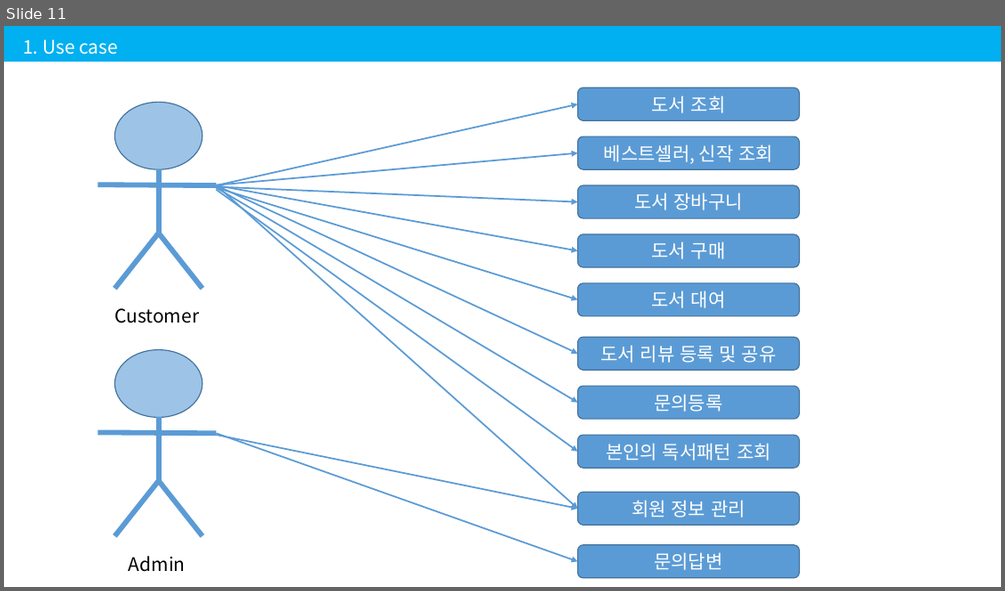
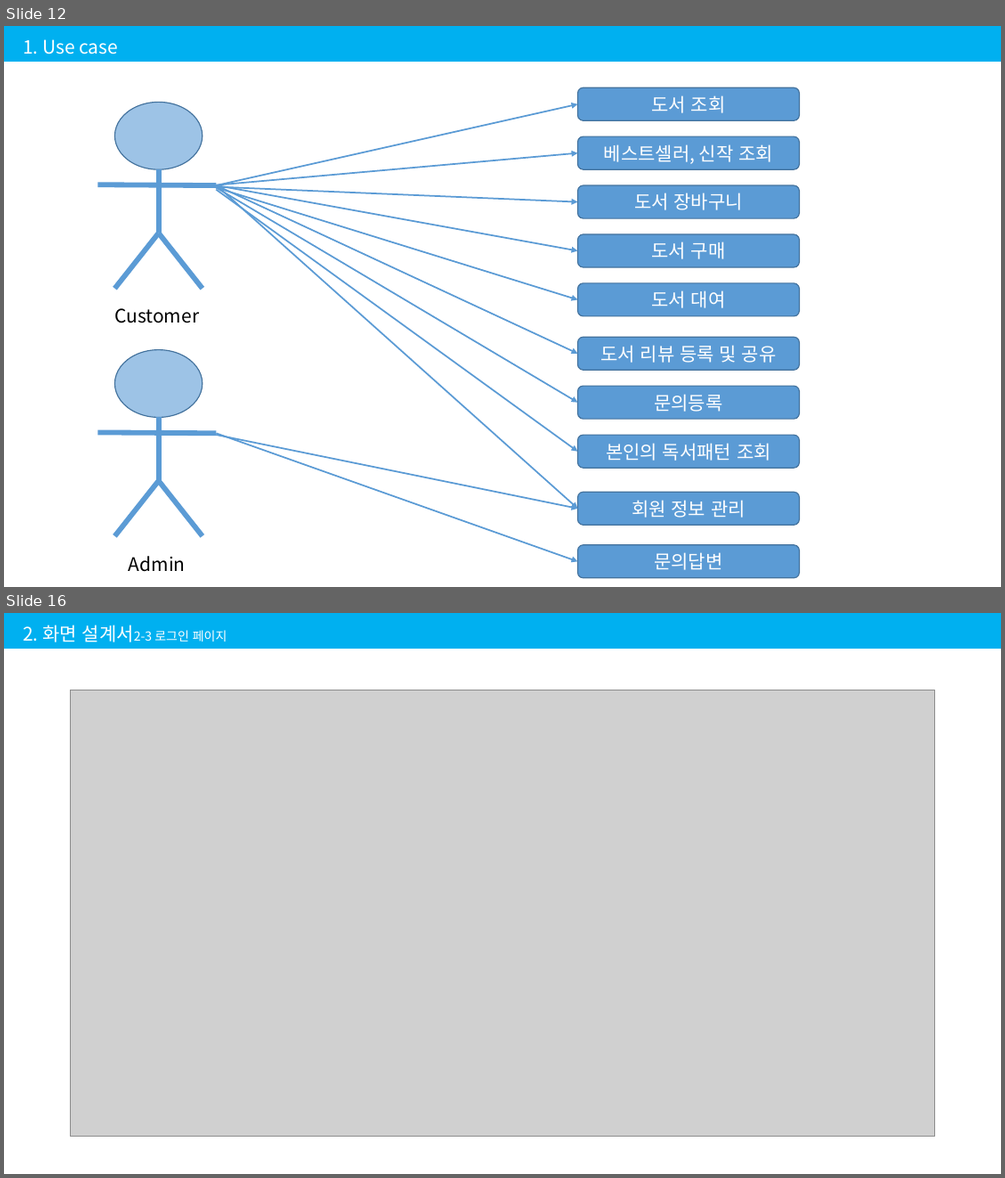
Before and after one commit to 201411096/kosmo_bookstore, a slide deck: Document/2조 김용선, 박세영, 정아인.pptx. Shown one above the other, each under a label of ours: slide 11 before the commit, slides 12 and 16 after it; the slides between them are not shown. The pictures are 1005x591 and 1005x1178 pixels, drawn with LibreOffice and Linux fonts; fonts in the diff are those of the drawing; grey boxes stand for pictures. Boxes give left, top, right and bottom in pixels: in the first picture for what was removed or moved away, otherwise in the second. Text is boxed around its words. In the diff, an @@ line names an element or a change of style, - is before the commit and + after.

```diff
--- a/Document/2조 김용선, 박세영, 정아인.pptx
+++ b/Document/2조 김용선, 박세영, 정아인.pptx
@@ slide 16 added at (x1=4, y1=613, x2=1001, y2=1174), background #FFFFFF @@
@@ rectangle added at (x1=4, y1=613, x2=1001, y2=649), fill #00B0F0 @@
@@ text added at (x1=23, y1=625, x2=227, y2=642), 12 pt, text #FFFFFF @@
+2. 화면 설계서2-3 로그인 페이지
@@ picture added at (x1=70, y1=690, x2=935, y2=1135) @@
@@ what was slide 11 is now slide 12 @@
```
Also in this commit, not shown: 4 slides changed, 14 other slides added.
